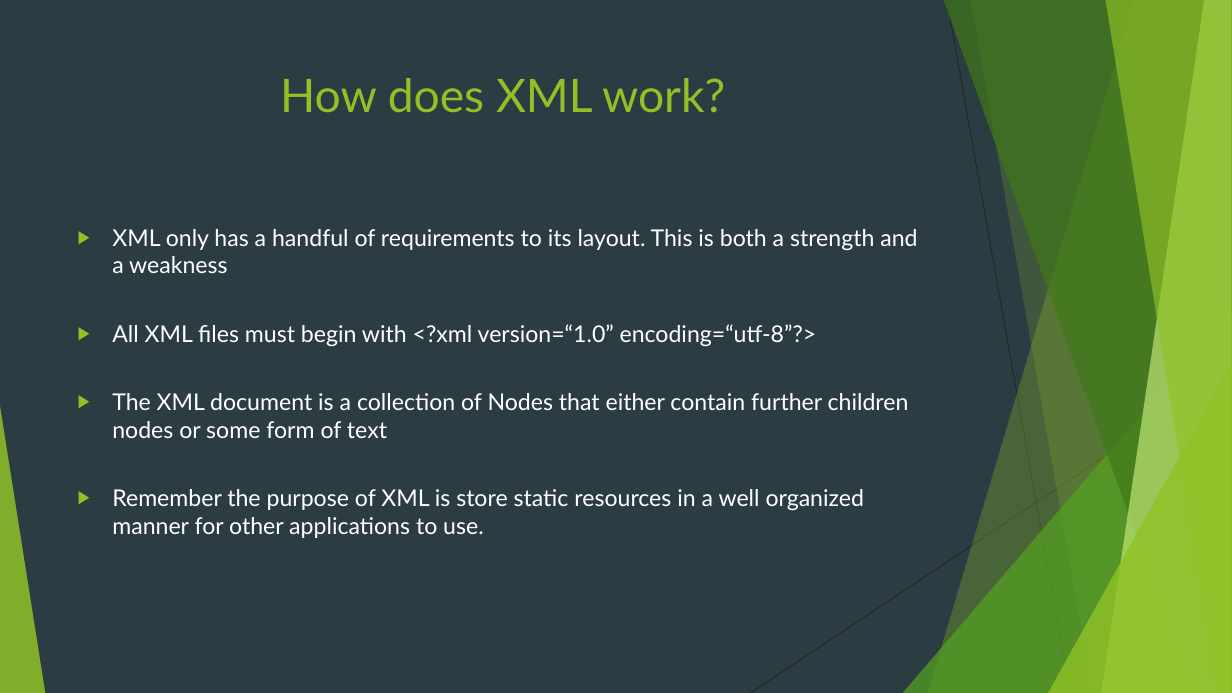
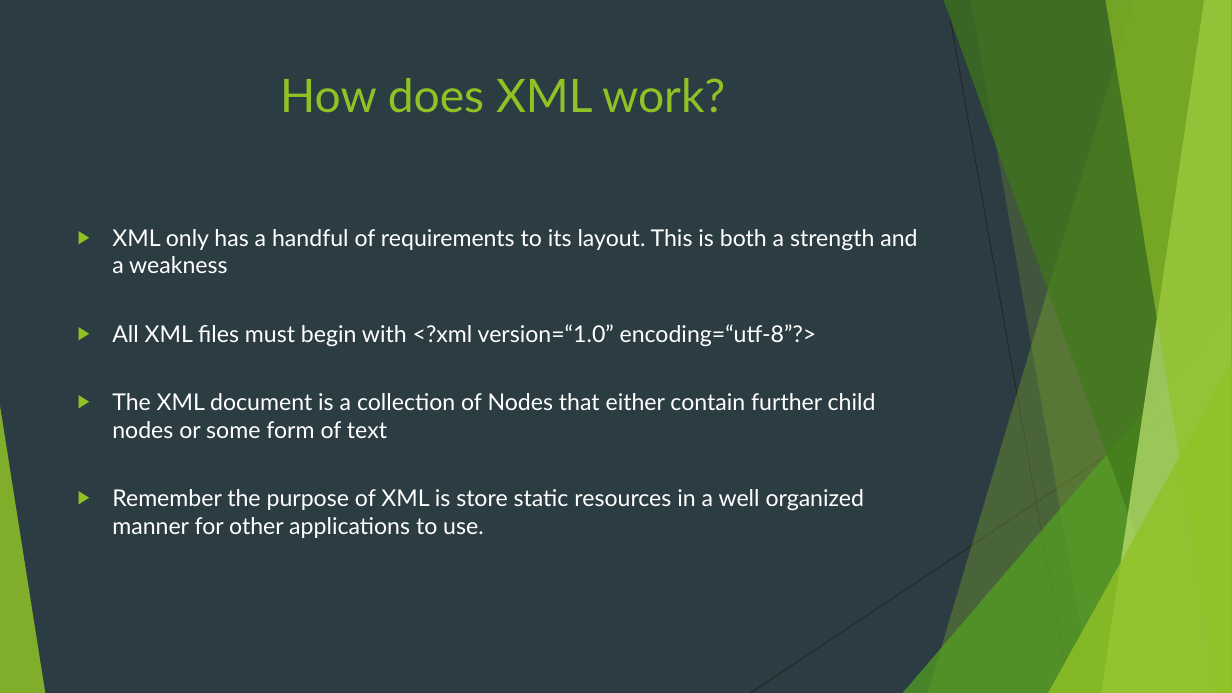
Before and after one commit to Sylvia-Olliff/XML-class, a slide deck: slide 5 of XML for Android.pptx (slide 3 before the commit). Drawn at 1232x693 pixels with LibreOffice and Linux fonts; fonts in the diff are those of the drawing. Boxes give left, top, right and bottom in pixels: in the first picture for what was removed or moved away, otherwise in the second. Text is boxed around its words. In the diff, an @@ line names an element or a change of style, - is before the commit and + after.

```diff
--- a/XML for Android.pptx
+++ b/XML for Android.pptx
@@ text at <box>112,393,876,438</box>: text changed @@
-▶ The XML document is a collection of Nodes that either contain further children nodes or some form of text
+▶ The XML document is a collection of Nodes that either contain further child nodes or some form of text
```
Also in this commit, not shown: 2 other slides changed, 6 slides added, 1 slide removed.
